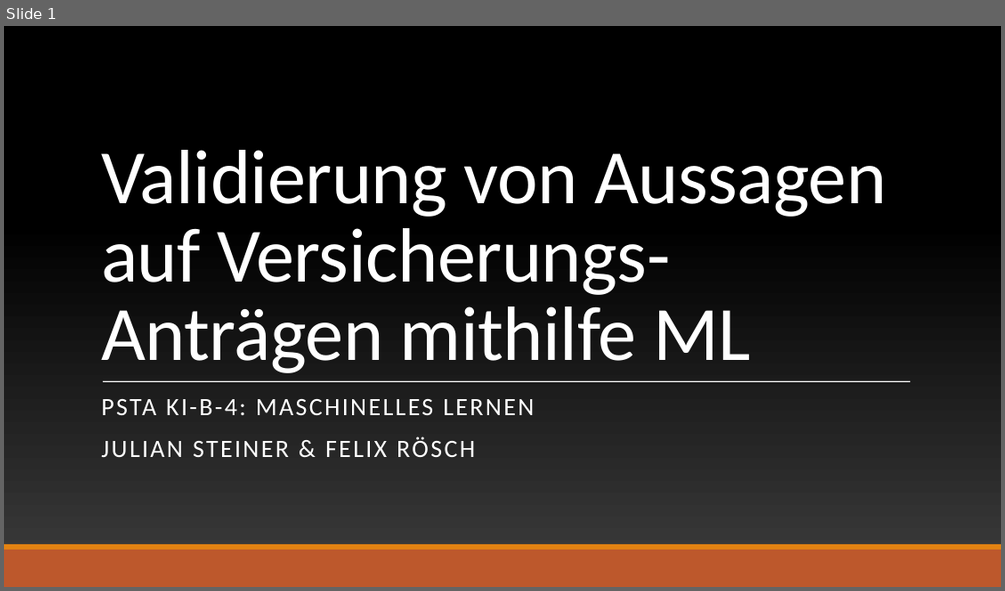
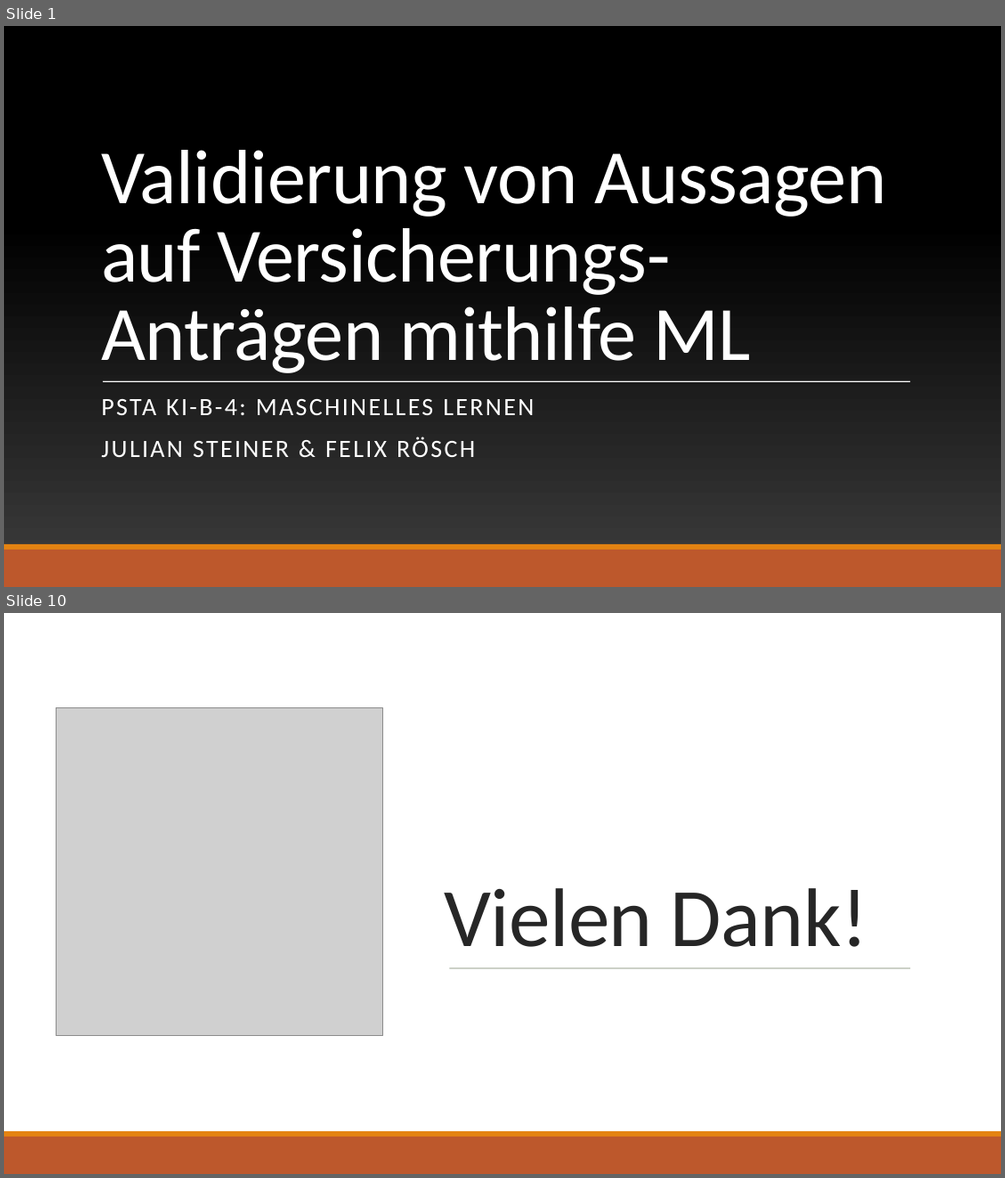
Before and after one commit to julian-steiner-ai/ai-b-4-ml-project, a slide deck: presentation/Validierung von Aussagen auf Versicherungs-Anträgen mithilfe ML.pptx. Shown one above the other, each under a label of ours: slide 1 before the commit, slides 1 and 10 after it; the slides between them are not shown. The pictures are 1005x591 and 1005x1178 pixels, drawn with LibreOffice and Linux fonts; fonts in the diff are those of the drawing; grey boxes stand for pictures; background and template pictures are left out. Boxes give left, top, right and bottom in pixels: in the first picture for what was removed or moved away, otherwise in the second. Text is boxed around its words. In the diff, an @@ line names an element or a change of style, - is before the commit and + after.

```diff
--- a/presentation/Validierung von Aussagen auf Versicherungs-Anträgen mithilfe ML.pptx
+++ b/presentation/Validierung von Aussagen auf Versicherungs-Anträgen mithilfe ML.pptx
@@ slide 10 added at (x1=4, y1=613, x2=1001, y2=1174), background #FFFFFF @@
@@ rectangle added at (x1=4, y1=613, x2=1001, y2=1131), fill #FFFFFF @@
@@ picture added at (x1=56, y1=708, x2=383, y2=1036) @@
@@ title added at (x1=444, y1=888, x2=868, y2=947), 80 pt, text #262626 @@
+Vielen Dank!
@@ line added from (450, 968) to (910, 968), #637052 0.5 pt @@
@@ rectangle added at (x1=4, y1=1131, x2=1001, y2=1136), fill #E48312 @@
@@ rectangle added at (x1=4, y1=1136, x2=1001, y2=1174), fill #BD582C @@
```
Also in this commit, not shown: 6 slides changed, 1 other slide added, 1 slide removed.
